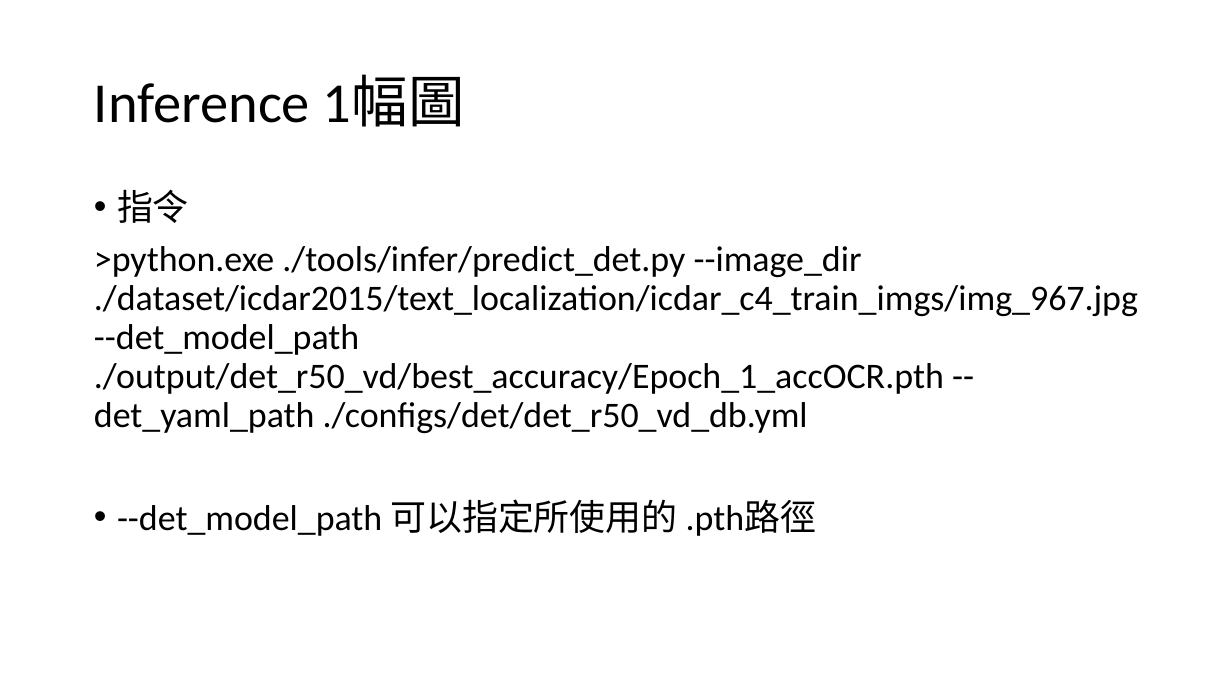
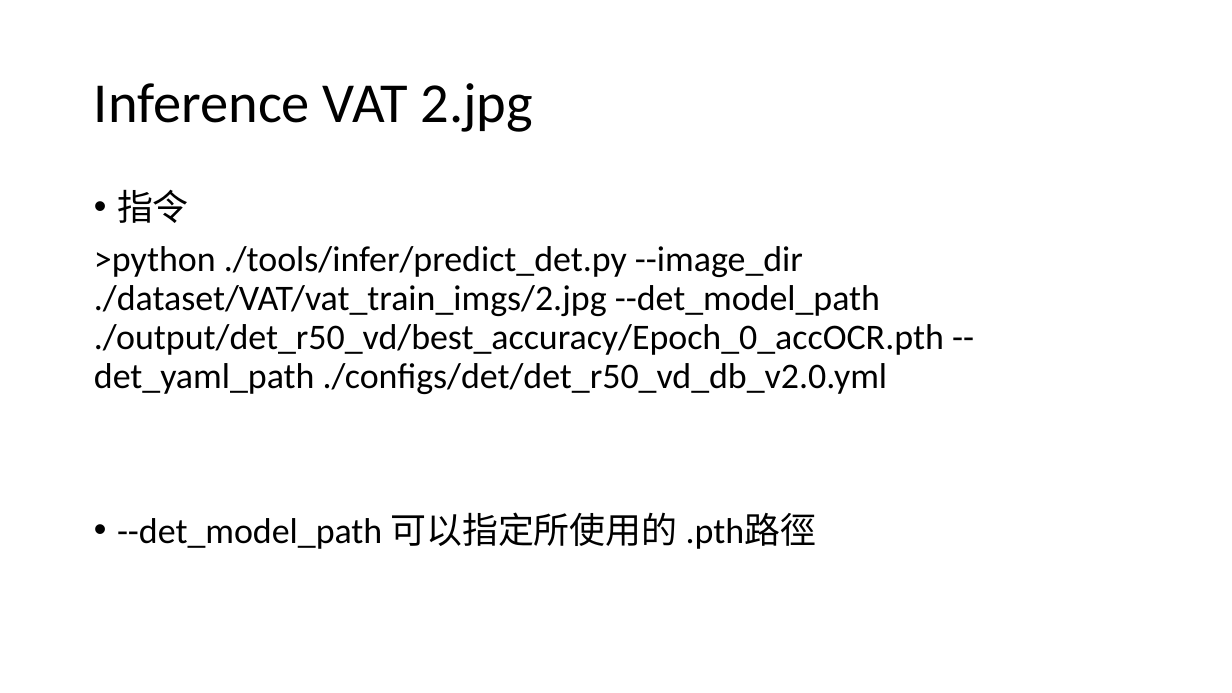
Before and after one commit to Ping-ChenTsai417/ocr_training_det, a slide deck: slide 11 of Torch_train.pptx. Drawn at 1232x693 pixels with LibreOffice and Linux fonts; fonts in the diff are those of the drawing. Boxes give left, top, right and bottom in pixels: in the first picture for what was removed or moved away, otherwise in the second. Text is boxed around its words. In the diff, an @@ line names an element or a change of style, - is before the commit and + after.

Commit message:
go

```diff
--- a/Torch_train.pptx
+++ b/Torch_train.pptx
@@ title at box(94, 83, 533, 132): text changed @@
-Inference 1幅圖
+Inference VAT 2.jpg
@@ text at box(94, 246, 944, 394): text changed @@
->python.exe ./tools/infer/predict_det.py --image_dir ./dataset/icdar2015/text_localization/icdar_c4_train_imgs/img_967.jpg --det_model_path ./output/det_r50_vd/best_accuracy/Epoch_1_accOCR.pth --det_yaml_path ./configs/det/det_r50_vd_db.yml
+>python ./tools/infer/predict_det.py --image_dir ./dataset/VAT/vat_train_imgs/2.jpg --det_model_path ./output/det_r50_vd/best_accuracy/Epoch_0_accOCR.pth --det_yaml_path ./configs/det/det_r50_vd_db_v2.0.yml
```
